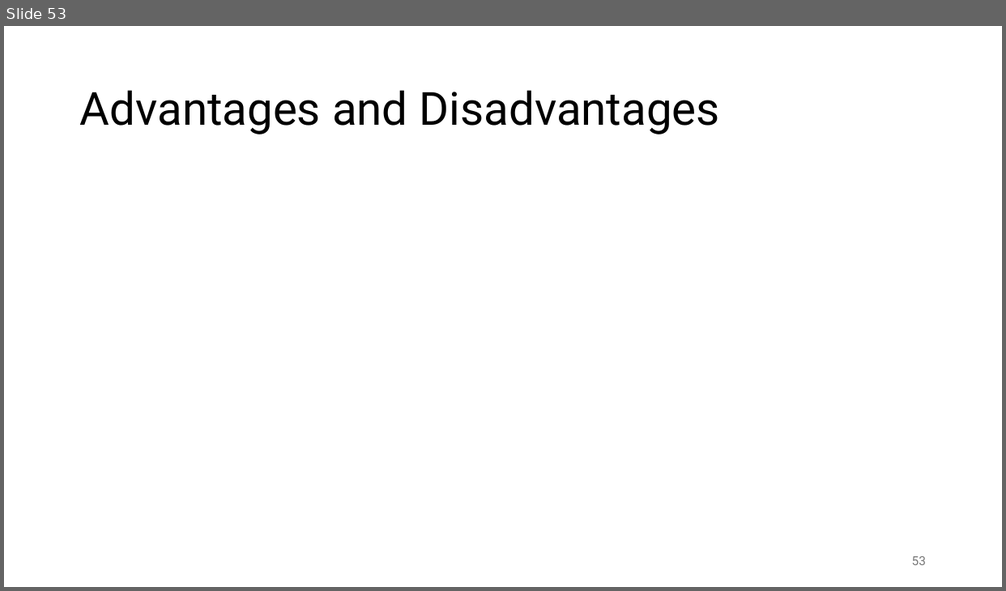
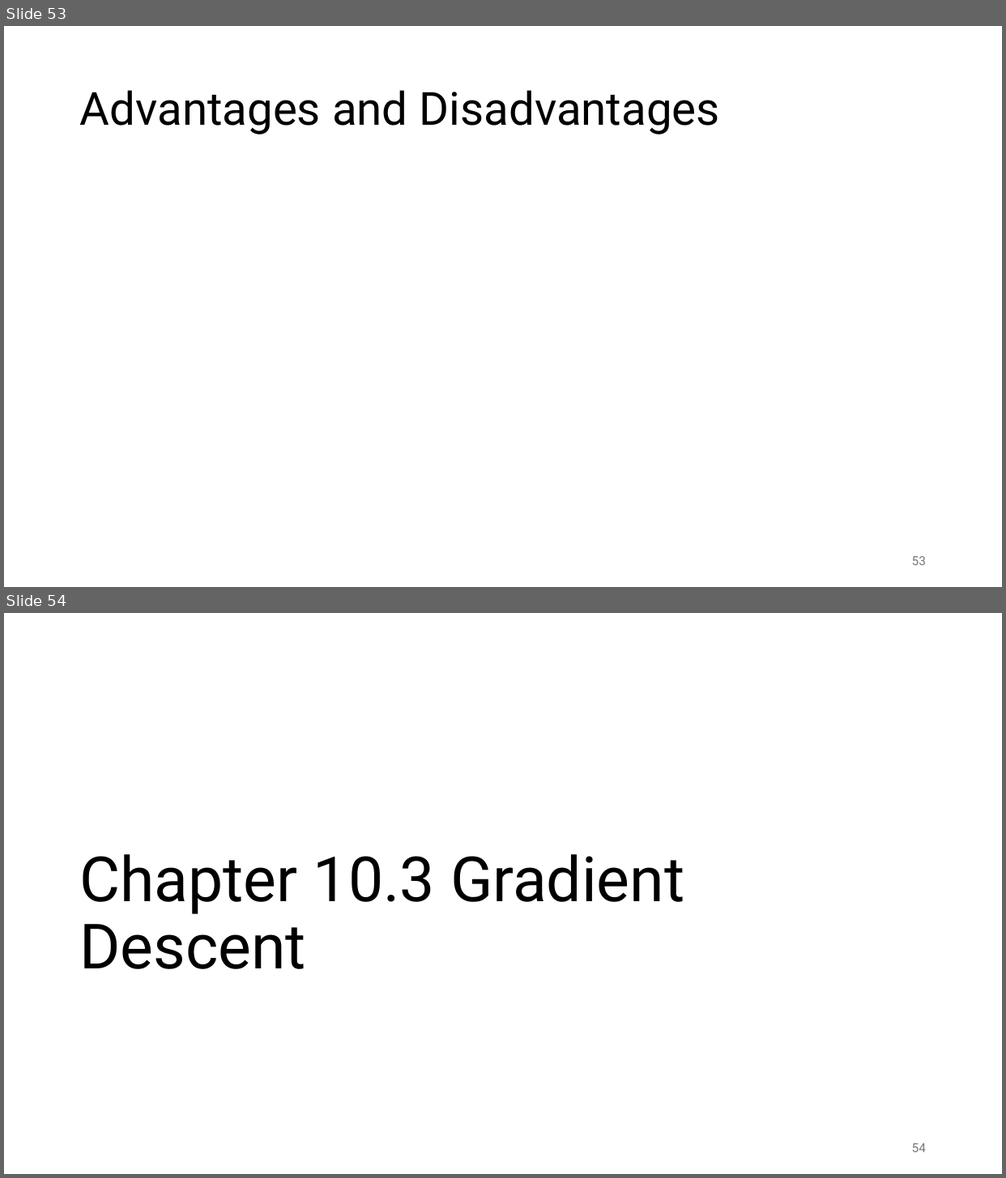
Before and after one commit to lwinmoe/lwinmoe.github.io, a slide deck: static/docs/chapter_378.pptx. Shown one above the other, each under a label of ours: slide 53 before the commit, slides 53 and 54 after it. The pictures are 1006x591 and 1006x1178 pixels, drawn with LibreOffice and Linux fonts; fonts in the diff are those of the drawing; grey boxes stand for pictures. Boxes give left, top, right and bottom in pixels: in the first picture for what was removed or moved away, otherwise in the second. Text is boxed around its words. In the diff, an @@ line names an element or a change of style, - is before the commit and + after.

```diff
--- a/static/docs/chapter_378.pptx
+++ b/static/docs/chapter_378.pptx
@@ slide 54 added at (4, 613, 1002, 1174), background #FFFFFF @@
@@ title added at (79, 854, 684, 969), 60 pt, text #000000 @@
+Chapter 10.3 Gradient Descent
@@ page number added at (912, 1144, 926, 1152), 12 pt, text #797979 @@
+54
```
Also in this commit, not shown: 12 other slides added.
